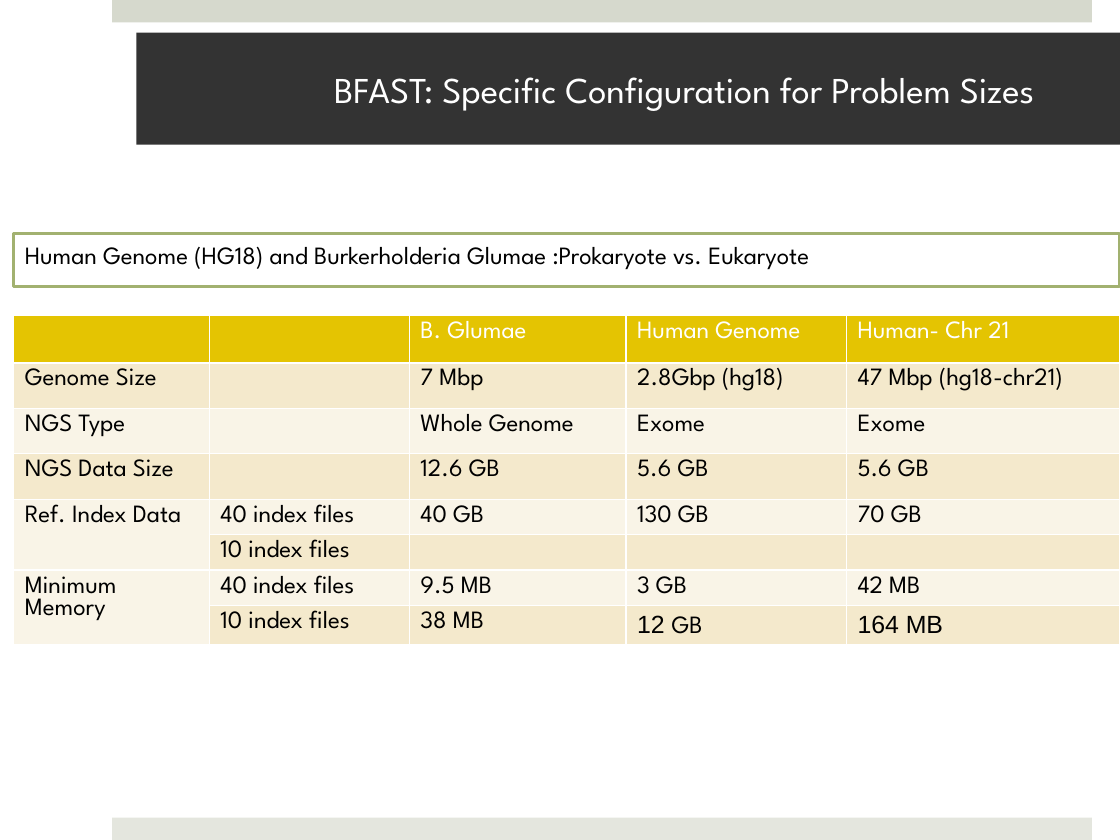
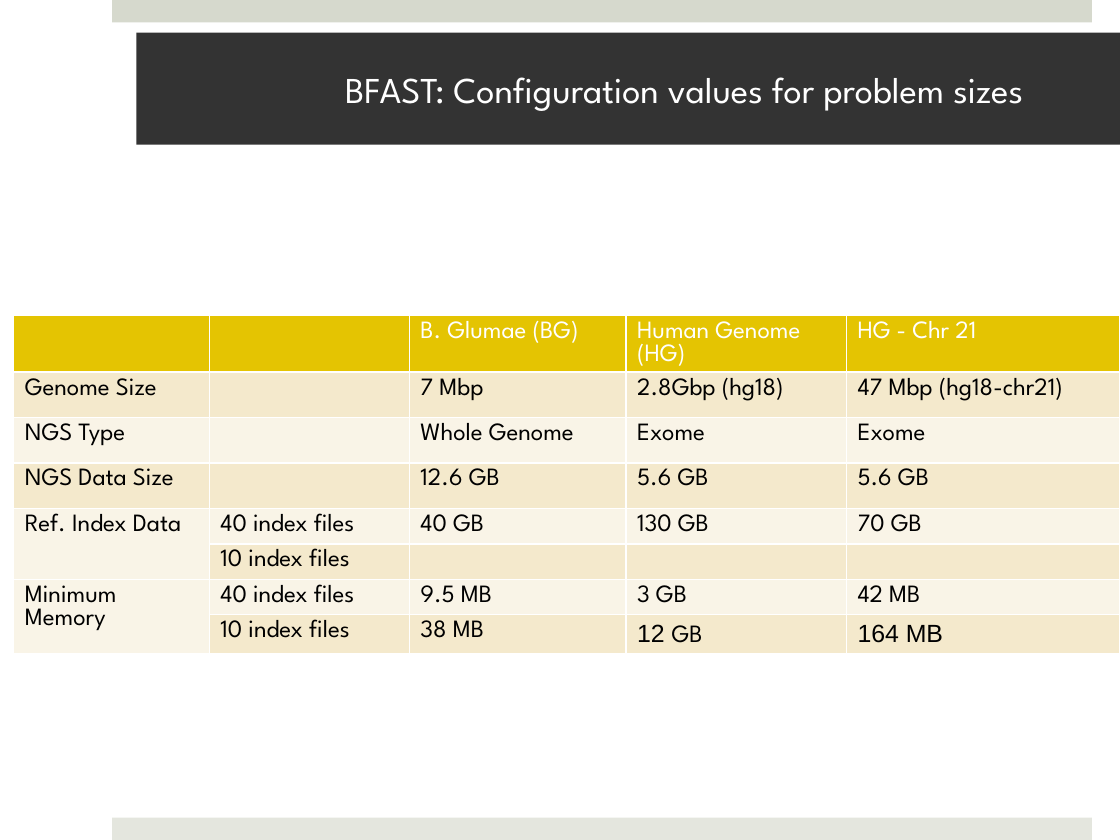
Before and after one commit to saga-project/saga-cpp-legacy-projects, a slide deck: slide 11 of saga-talks/abstractions_for_ls-microsoft.pptx (slide 10 before the commit). Drawn at 1120x840 pixels with LibreOffice and Linux fonts; fonts in the diff are those of the drawing; background and template pictures are left out. Boxes give left, top, right and bottom in pixels: in the first picture for what was removed or moved away, otherwise in the second. Text is boxed around its words. In the diff, an @@ line names an element or a change of style, - is before the commit and + after.

```diff
--- a/saga-talks/abstractions_for_ls-microsoft.pptx
+++ b/saga-talks/abstractions_for_ls-microsoft.pptx
@@ text in rectangle at bbox=[345, 77, 1023, 111]: text changed @@
-BFAST: Specific Configuration for Problem Sizes
+BFAST: Configuration values for problem sizes
@@ rectangle removed at bbox=[13, 234, 1120, 287] @@
-Human Genome (HG18) and Burkerholderia Glumae :Prokaryote vs. Eukaryote
@@ table at bbox=[13, 316, 1120, 688] @@
-row 1:  |  | B. Glumae | Human Genome | Human- Chr 21
+row 1:  |  | B. Glumae (BG) | Human Genome (HG) | HG - Chr 21
```
Also in this commit, not shown: 13 other slides changed, 3 slides added, 6 slides removed.
